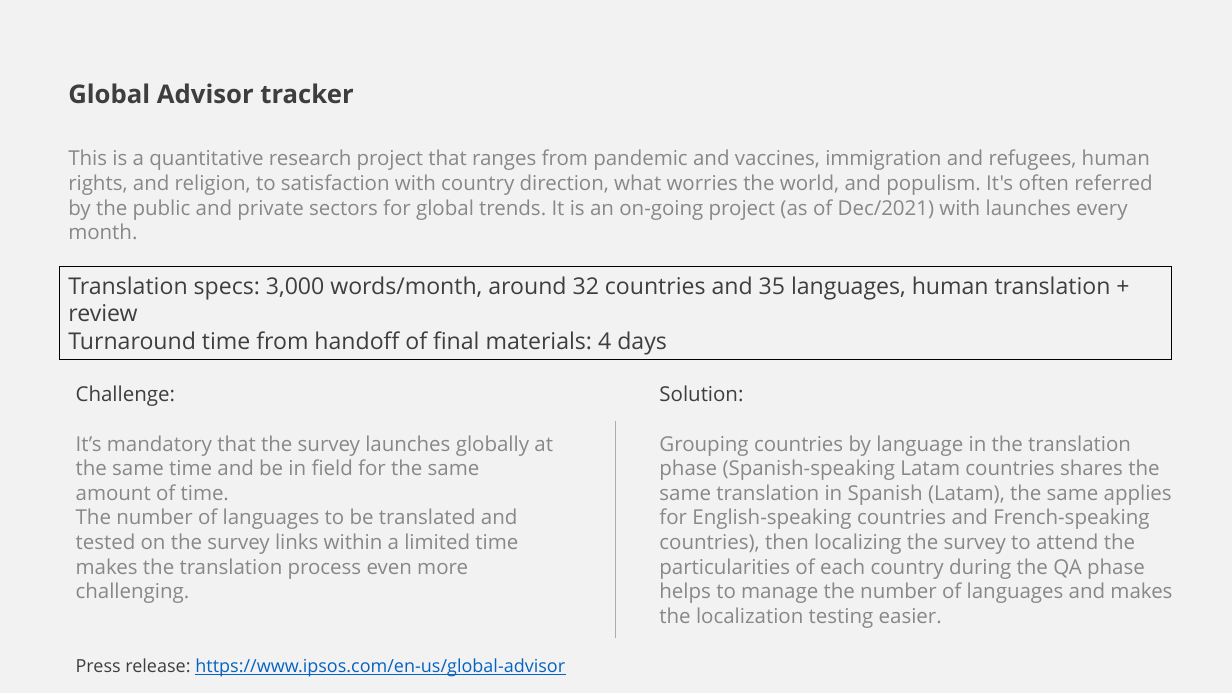
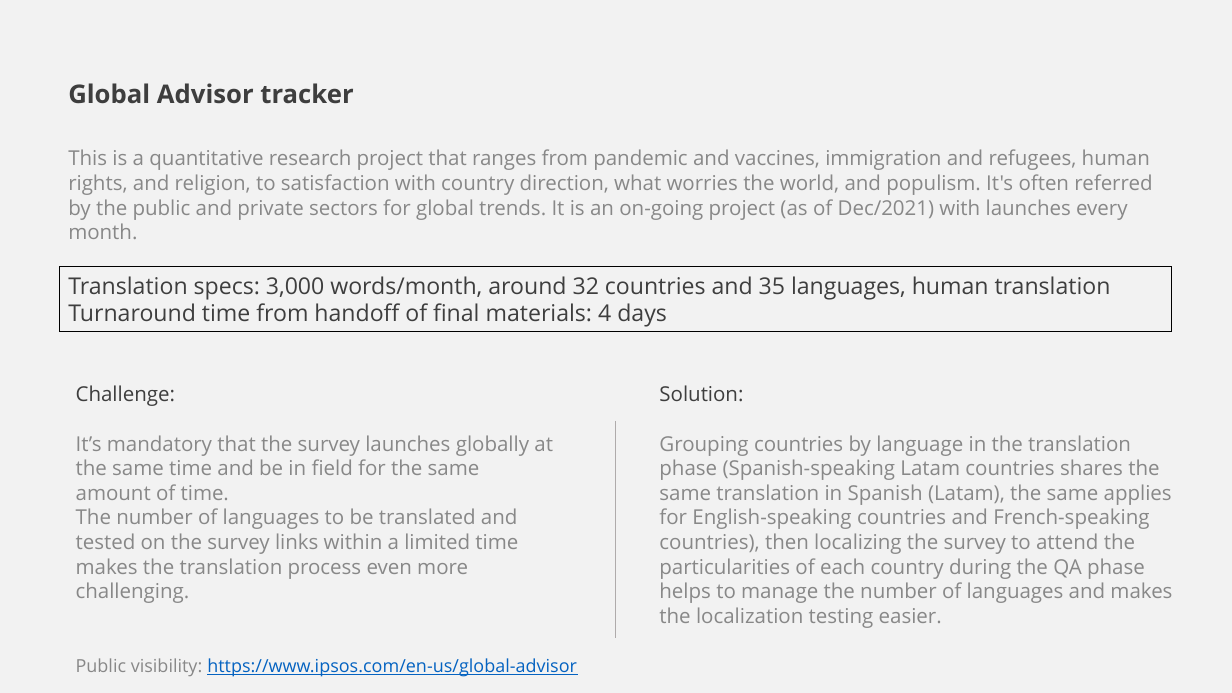
Before and after one commit to miriankimura/miriankimura, a slide deck: slide 1 of files/Global Advisor tracker.pptx. Drawn at 1232x693 pixels with LibreOffice and Linux fonts; fonts in the diff are those of the drawing. Boxes give left, top, right and bottom in pixels: in the first picture for what was removed or moved away, otherwise in the second. Text is boxed around its words. In the diff, an @@ line names an element or a change of style, - is before the commit and + after.

```diff
--- a/files/Global Advisor tracker.pptx
+++ b/files/Global Advisor tracker.pptx
@@ rectangle "Translation specs: 3,000 words/month, around ...": place and size @@
-rectangle "Translation specs: 3,000 words/month, around ..." at [59,266,1172,360]
+rectangle "Translation specs: 3,000 words/month, around ..." at [59,266,1172,332]
@@ text in rectangle at [68,276,1111,327]: text changed @@
-Translation specs: 3,000 words/month, around 32 countries and 35 languages, human translation + review
-Turnaround time from handoff of final materials: 4 days
+Translation specs: 3,000 words/month, around 32 countries and 35 languages, human translation Turnaround time from handoff of final materials: 4 days
@@ text at [76,658,577,677]: text changed @@
-Press release: https://www.ipsos.com/en-us/global-advisor
+Public visibility: https://www.ipsos.com/en-us/global-advisor
```
Also in this commit, not shown: 10 other files.
